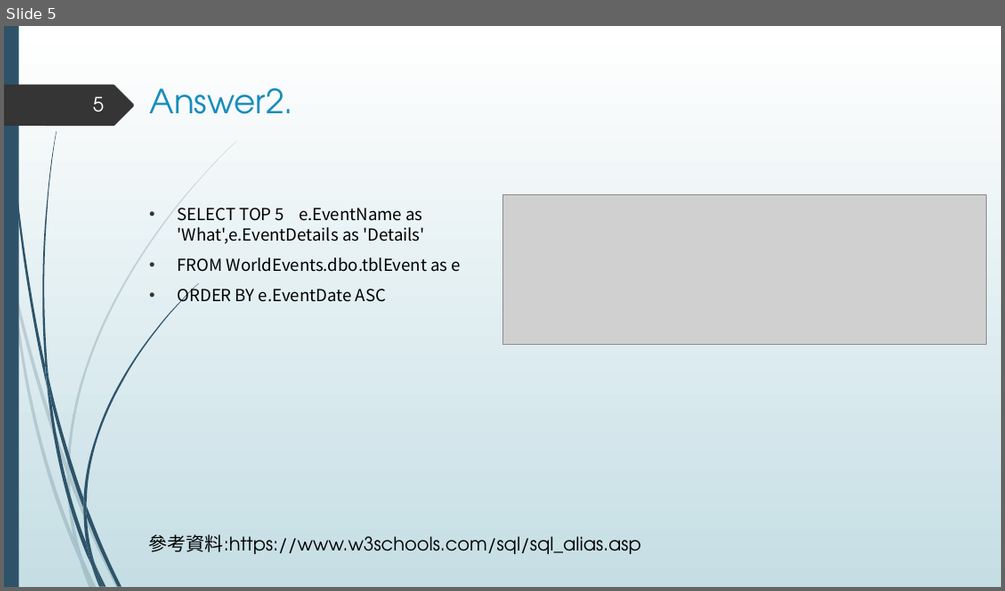
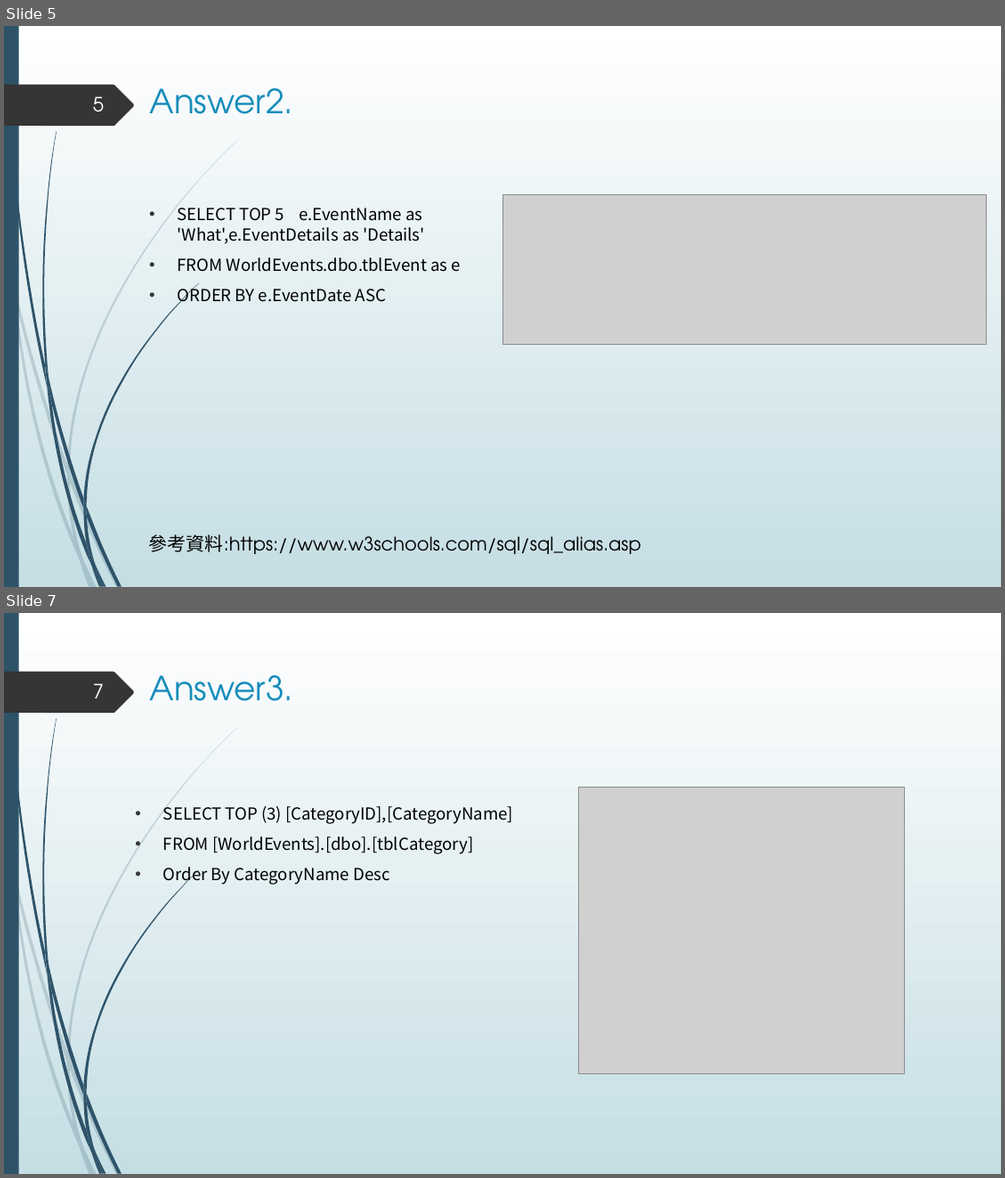
Before and after one commit to hsu0808/mssql-learning-2023-summer, a slide deck: sql answer.pptx. Shown one above the other, each under a label of ours: slide 5 before the commit, slides 5 and 7 after it; the slides between them are not shown. The pictures are 1005x591 and 1005x1178 pixels, drawn with LibreOffice and Linux fonts; fonts in the diff are those of the drawing; grey boxes stand for pictures. Boxes give left, top, right and bottom in pixels: in the first picture for what was removed or moved away, otherwise in the second. Text is boxed around its words. In the diff, an @@ line names an element or a change of style, - is before the commit and + after.

```diff
--- a/sql answer.pptx
+++ b/sql answer.pptx
@@ slide 7 added at (4, 613, 1001, 1174), background gradient #FFFFFF to #C5DEE5; not listed: 24 template elements that a slide beside it also shows @@
@@ page number added at (93, 683, 104, 698), 19 pt, text #FEFFFF @@
+7
@@ title added at (149, 675, 293, 701), 32 pt, text #178DBB @@
+Answer3.
@@ picture added at (578, 787, 905, 1074) @@
@@ text added at (163, 806, 513, 885), 16 pt, text #000000 @@
+• SELECT TOP (3) [CategoryID],[CategoryName]
+• FROM [WorldEvents].[dbo].[tblCategory]
+• Order By CategoryName Desc
```
Also in this commit, not shown: 2 slides changed, 3 other slides added.
